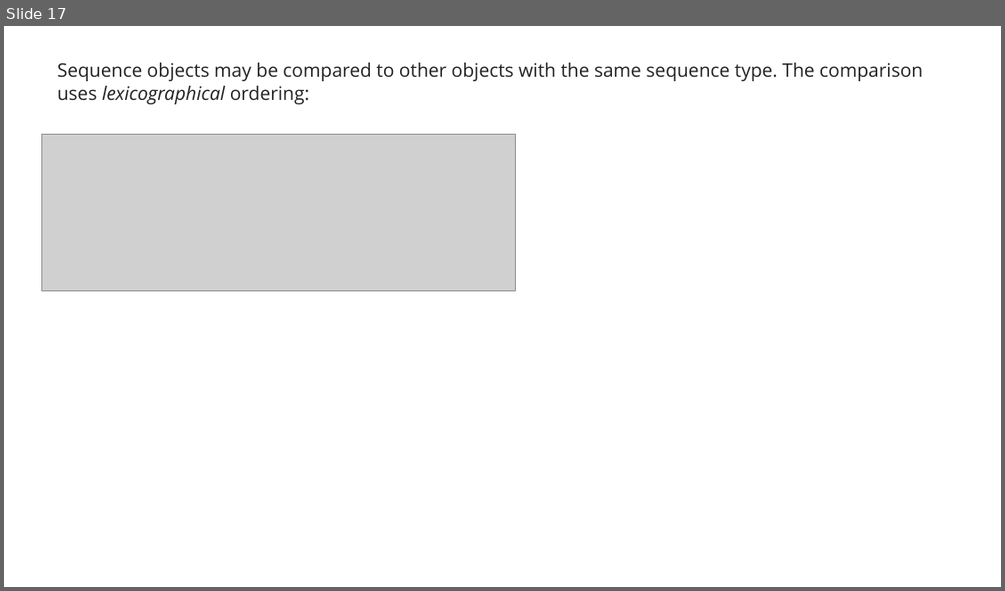
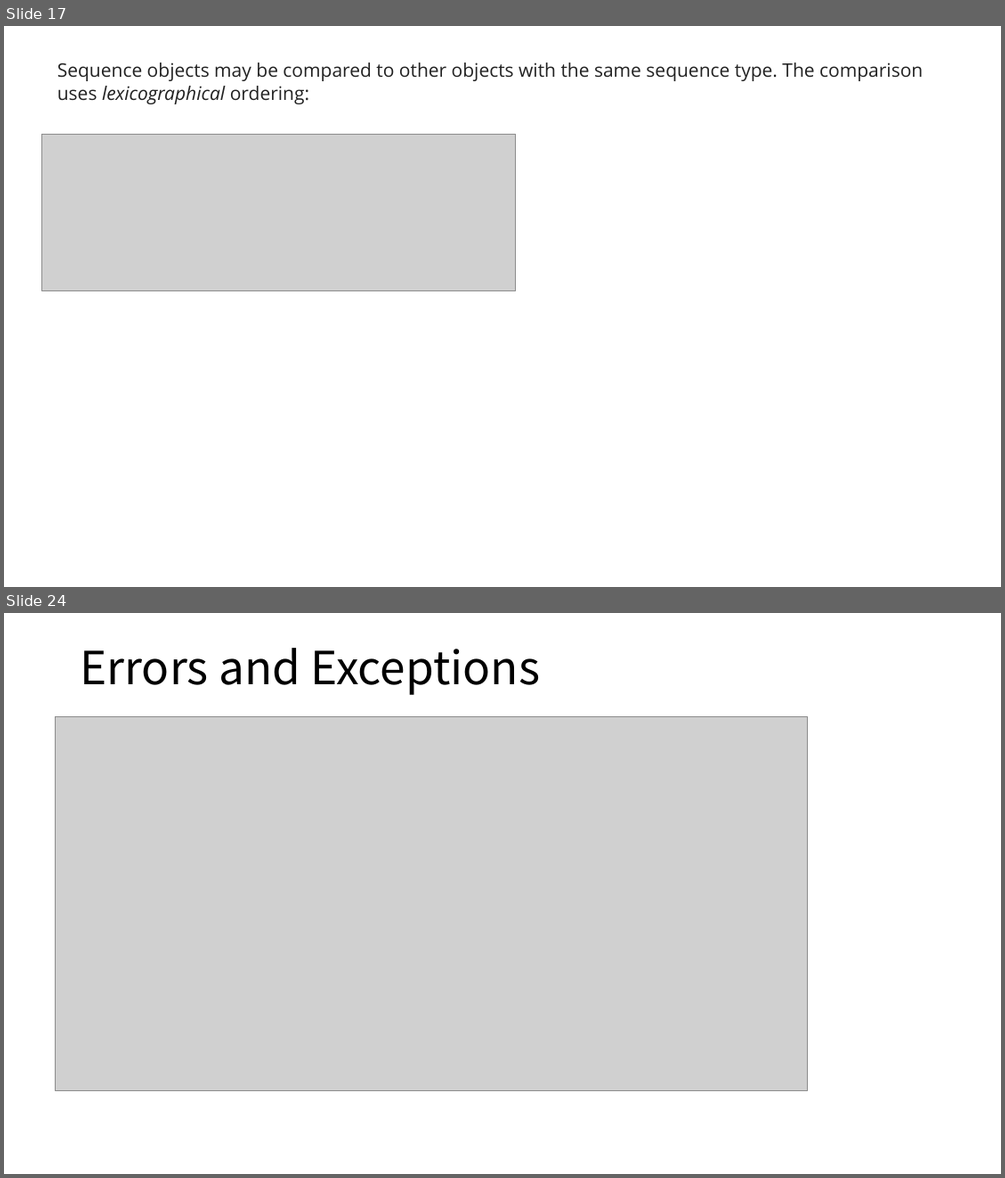
Before and after one commit to bilosikia/learnMarks, a slide deck: python.pptx. Shown one above the other, each under a label of ours: slide 17 before the commit, slides 17 and 24 after it; the slides between them are not shown. The pictures are 1005x591 and 1005x1178 pixels, drawn with LibreOffice and Linux fonts; fonts in the diff are those of the drawing; grey boxes stand for pictures. Boxes give left, top, right and bottom in pixels: in the first picture for what was removed or moved away, otherwise in the second. Text is boxed around its words. In the diff, an @@ line names an element or a change of style, - is before the commit and + after.

```diff
--- a/python.pptx
+++ b/python.pptx
@@ slide 24 added at (4,613,1001,1174), background #FFFFFF @@
@@ title added at (80,648,540,695), 44 pt, text #000000 @@
+Errors and Exceptions
@@ picture added at (55,716,808,1090) @@
```
Also in this commit, not shown: 10 other slides added.
